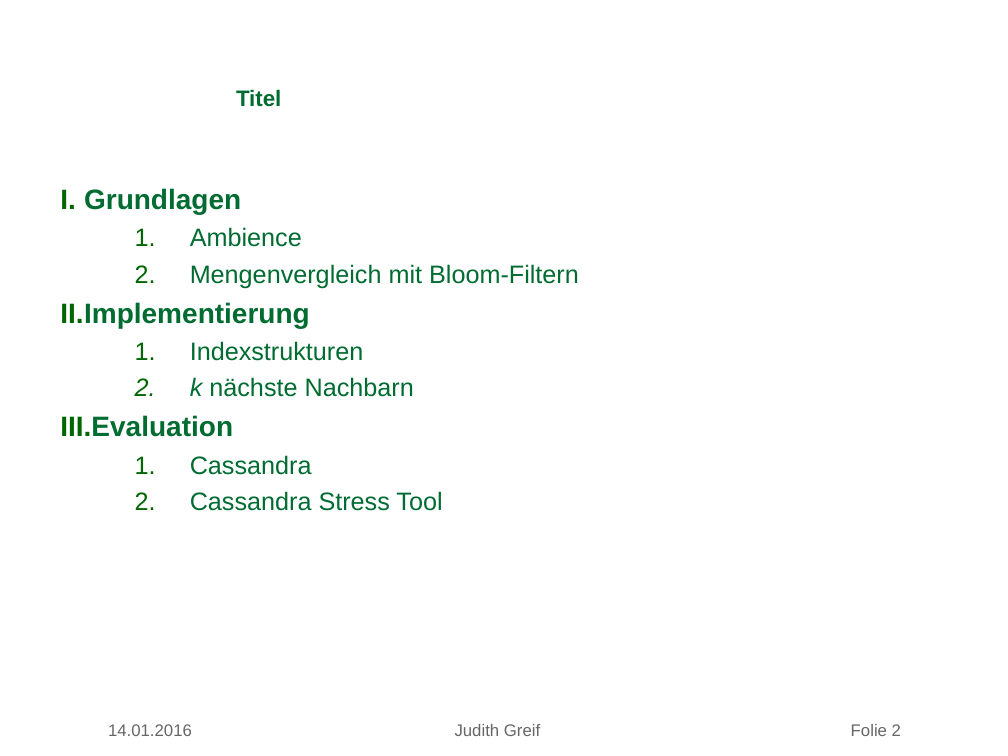
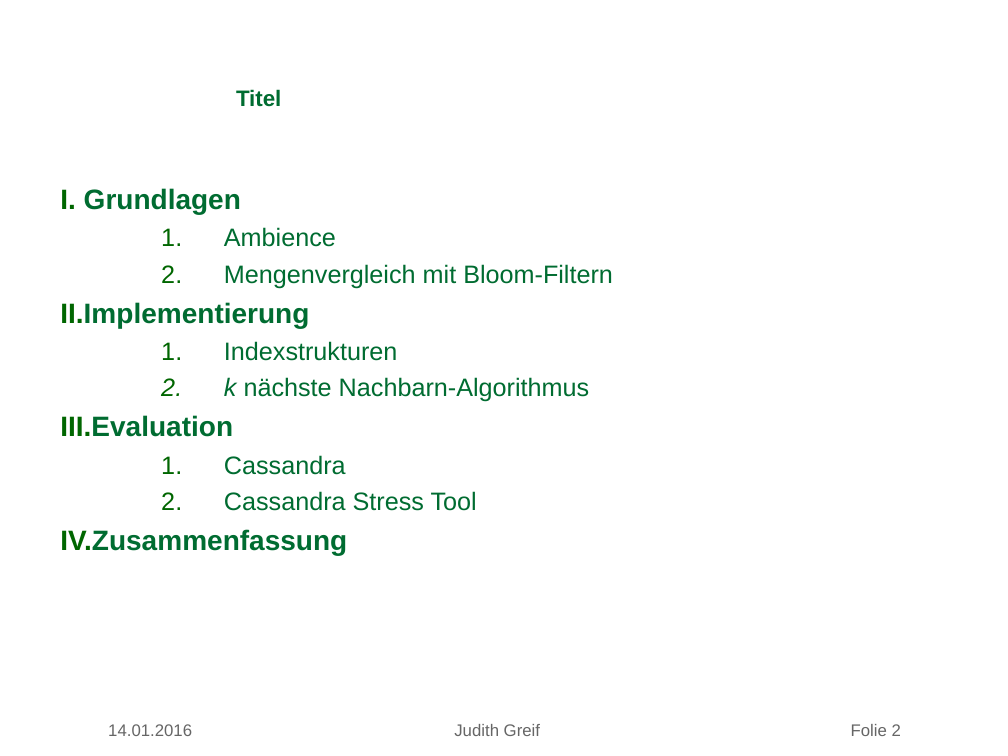
Before and after one commit to missgreenwood/masterarbeit, a slide deck: slide 2 of mdsg_latex_10062012/slides/antrittsvortrag_greif.ppt. Drawn at 1008x756 pixels with LibreOffice and Linux fonts; fonts in the diff are those of the drawing; background and template pictures are left out. Boxes give left, top, right and bottom in pixels: in the first picture for what was removed or moved away, otherwise in the second. Text is boxed around its words. In the diff, an @@ line names an element or a change of style, - is before the commit and + after.

Commit message:
Update presentation

```diff
--- a/mdsg_latex_10062012/slides/antrittsvortrag_greif.ppt
+++ b/mdsg_latex_10062012/slides/antrittsvortrag_greif.ppt
@@ text at box(60, 188, 613, 511): indent changed @@
@@ text at box(224, 377, 590, 402): text changed @@
-  2. k nächste Nachbarn
+  2. k nächste Nachbarn-Algorithmus
@@ text at box(60, 529, 347, 555): paragraph added @@
+IV. Zusammenfassung
```
Also in this commit, not shown: 1 other slide changed, 2 slides added, 2 other files.
